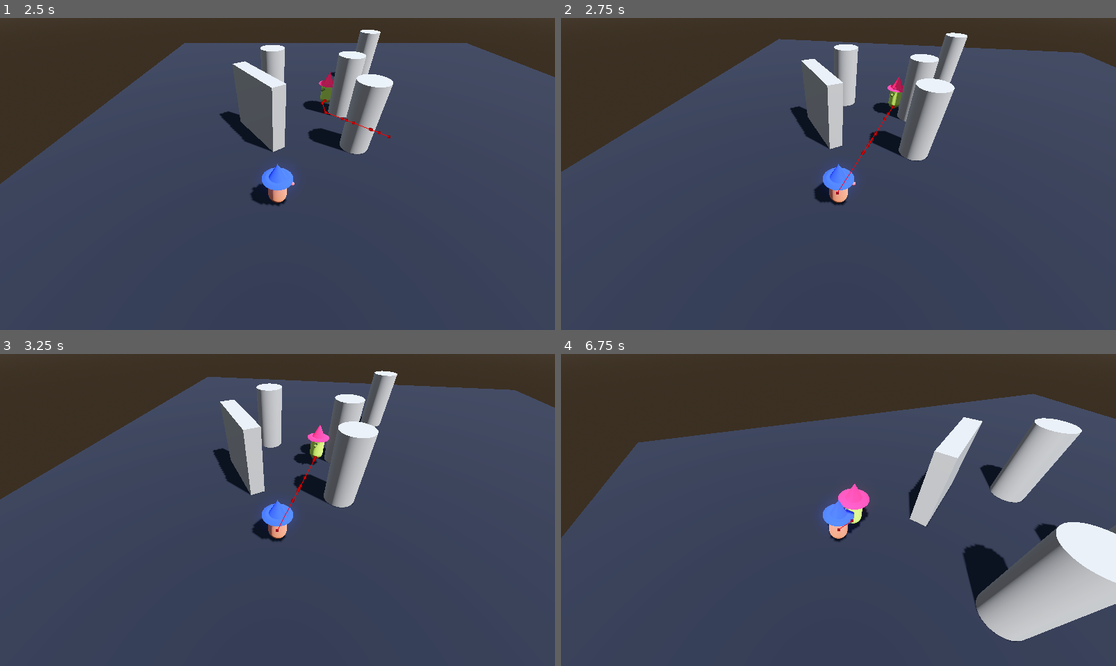
Above: before the commit, frames 1-4 (two rows, left to right).
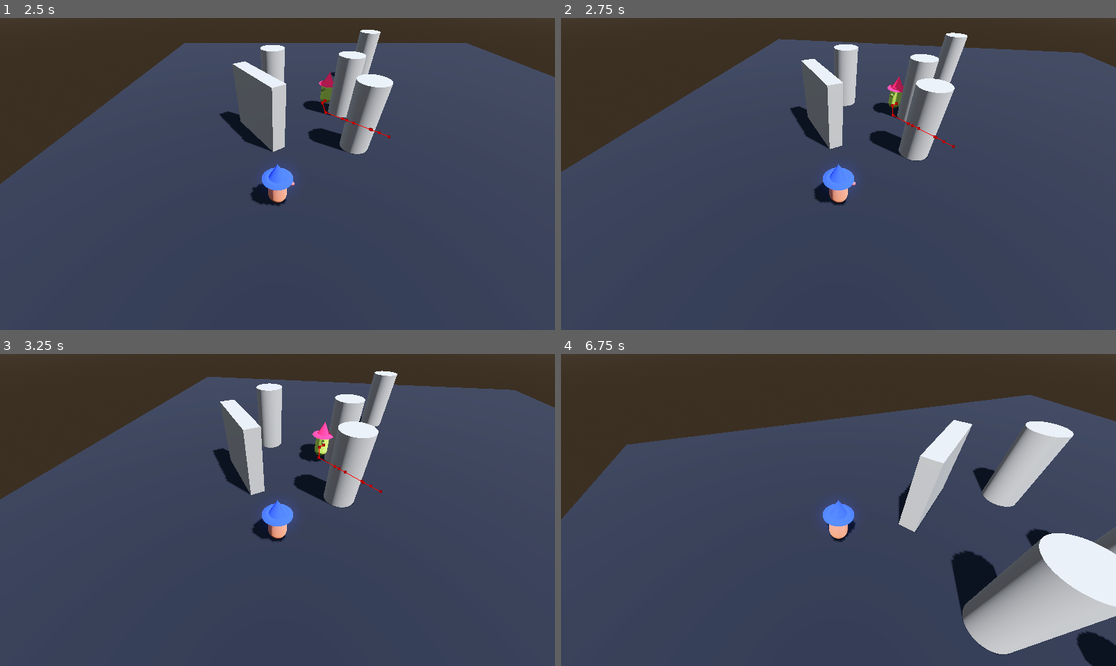
Above: after the commit, the same moments.

Repository: saba-kal/library-game
Game: Godot game, scene res://debug.tscn
Same seed, same stepped clock (60 frames per second), same inputs: the game is played once before the commit and once after it. The project has no main scene, so this scene is started directly.
Inputs:
- Up to frame 1 (2.5 s): hold D (right) 0.53-1.28 s; hold Q (cam_left) 0.53-1.28 s; hold S (down) 1.28-2.03 s; tap E (cam_right) at 1.35 s; hold D (right) from 2.03 s (still down); hold Q (cam_left) from 2.03 s (still down)
- Up to frame 2 (2.75 s): keep holding D (right); keep holding Q (cam_left)
- Up to frame 3 (3.25 s): release D (right) at 2.78 s; release Q (cam_left) at 2.78 s; hold W (up) from 2.78 s (still down); tap E (cam_right) at 2.85 s
- Up to frame 4 (6.75 s): release W (up) at 3.53 s; hold Q (cam_left) 3.53-4.28 s; hold A (left) 3.53-5.03 s; tap E (cam_right) at 4.35, 5.85 s; hold S (down) 5.03-5.78 s; hold Q (cam_left) 5.03-5.78 s; hold D (right) 5.78-6.53 s; hold W (up) from 6.53 s (still down); hold Q (cam_left) from 6.53 s (still down)

Frame 1 is identical in both runs. In frame 2, 0.1% of the frame differs, in the area x 49-71%, y 22-57%; in frame 3, 0.4%; in frame 4, 8.3%, in the area x 0-100%, y 12-100%.

Commit message:
Added return to idle if leaving cone for certain amount of time.

Diff:
--- a/scenes/enemies/enemy_base.tscn
+++ b/scenes/enemies/enemy_base.tscn
@@ -50,6 +50,8 @@
 
 [node name="ConeDetection" parent="Body" instance=ExtResource("4_lxshi")]
 transform = Transform3D(1, 0, 0, 0, 1, 0, 0, 0, 1, 0, -1, 0)
+cone_width = 4.0
+cone_length = 7.0
 
 [node name="MeshInstance3D" type="MeshInstance3D" parent="Body"]
 transform = Transform3D(1, 0, 0, 0, -4.37114e-08, -1, 0, 1, -4.37114e-08, 0, 0.373765, 0.623297)
@@ -86,14 +88,13 @@
 enemy = NodePath("../..")
 mesh = NodePath("../../Body")
 nav_agent = NodePath("../../NavigationAgent3D")
-move_speed = 3.0
+move_speed = 1.5
 rotation_speed = 15.0
 
 [node name="AggroTimeout" type="Timer" parent="."]
 unique_name_in_owner = true
+one_shot = true
 
 [node name="NavigationAgent3D" type="NavigationAgent3D" parent="."]
 debug_enabled = true
 debug_path_custom_color = Color(1, 0, 0, 1)
-
-[connection signal="timeout" from="AggroTimeout" to="." method="_on_aggro_timeout_timeout"]
--- a/scenes/enemies/state_machine.gd
+++ b/scenes/enemies/state_machine.gd
@@ -14,6 +14,9 @@
 var states:Dictionary = {}
 
 func _ready() -> void:
+	if aggro_timeout:
+		aggro_timeout.timeout.connect(_on_aggro_timeout_timeout)
+
 	if detection_type:
 		detection_type.body_entered.connect(player_entered_range)
 		detection_type.body_exited.connect(player_exited_range)
@@ -50,6 +53,7 @@
 		new_state.Enter()
 		current_state = new_state
 	else:
+		current_state.SetTarget(player_target)
 		new_state.Enter()
 		current_state = new_state
 		current_state.SetTarget(player_target)
@@ -62,6 +66,7 @@
 
 func player_exited_range(body:Node3D):
 	if body.is_in_group("player"):
+		print("Left Range")
 		aggro_timeout.start(aggro_timeout_duration)
 
 func line_of_sight_check():
@@ -78,6 +83,7 @@
 				aggro_timeout.stop()
 
 func _on_aggro_timeout_timeout() -> void:
+	print("Aggro Timed Out")
 	engaged = false
 	player_target = null
-	current_state.SetTarget(player_target)
+	current_state.SetTarget(null)
--- a/scripts/states/EnemyFollow.gd
+++ b/scripts/states/EnemyFollow.gd
@@ -16,16 +16,23 @@
 
 func Update(_delta: float):
 	if nav_agent:
-		nav_agent.target_position = player_target.global_position
+		if player_target:
+			nav_agent.target_position = player_target.global_position
 
 func Physics_Update(_delta: float):
-	if player_target:
+	if player_target != null:
 		await get_tree().physics_frame
+
 		var destination = nav_agent.get_next_path_position()
 		var local_destination = destination - enemy.global_position
 		var move_direction = local_destination.normalized()
 		var target_rotation = atan2(move_direction.x, move_direction.z) - enemy.rotation.y
+
 		mesh.rotation.y = lerp_angle(mesh.rotation.y, target_rotation, rotation_speed * _delta)
 		enemy.velocity = move_direction * move_speed
-	if enemy.global_position.distance_to(player_target.global_position) < engage_range:
-		print("ATTACK")
+
+		if player_target != null:
+			if enemy.global_position.distance_to(player_target.global_position) < engage_range:
+				print("ATTACK")
+	else:
+		Transitioned.emit(self,"idle")
--- a/scripts/states/EnemyWanderIdle.gd
+++ b/scripts/states/EnemyWanderIdle.gd
@@ -7,13 +7,16 @@
 @export var move_speed:float = 2.0
 @export var rotation_speed:float = 10.0
 
-var starting_position:Vector3
+var starting_position:Vector3 = Vector3.ZERO
 
 func random_new_spot():
 	nav_agent.target_position = Vector3(starting_position.x + randf_range(-5,5), 0,starting_position.z + randf_range(-5,5))
 
 func Enter():
-	starting_position = enemy.global_position
+	if starting_position == Vector3.ZERO:
+		starting_position = enemy.global_position
+	else:
+		nav_agent.target_position = starting_position
 	nav_agent.navigation_finished.connect(random_new_spot)
 	if !nav_agent.target_position:
 		random_new_spot()
@@ -30,7 +33,6 @@
 		nav_agent.navigation_finished.disconnect(random_new_spot)
 		Transitioned.emit(self,"Follow")
 		player_target = null
-		Exit()
 	if enemy:
 		await get_tree().physics_frame
 		var destination = nav_agent.get_next_path_position()
--- a/scripts/states/state.gd
+++ b/scripts/states/state.gd
@@ -8,6 +8,8 @@
 	if target:
 		player_target = target
 		print(player_target)
+	else:
+		player_target = null
 
 func Enter():
 	pass
